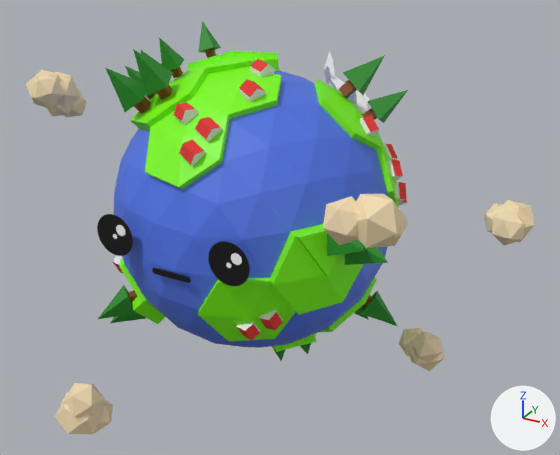
Two versions of the glTF model assets/animations/soso.glb, one commit apart.
Both versions are drawn from a 50 mm camera at (2.77, -4.63, 2.19) aimed at (0.13, 0.17, -0.21). Lighting does not change. The marker at lower right points along +X, +Y and +Z. Where no turn or scale is listed for an object, it has been applied to the vertices.
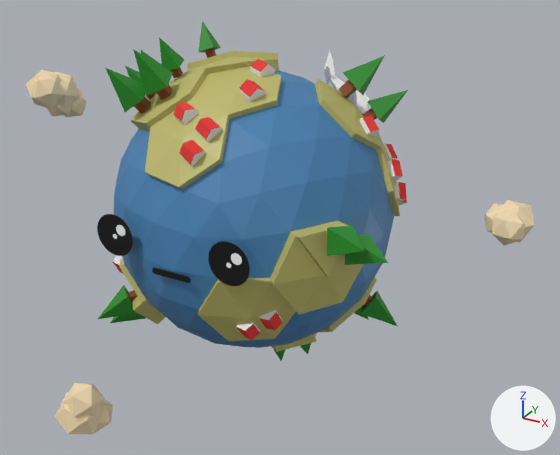
Boxes [x1, y1, x2, y2] around the edits, measured in the pictures (560 x 455 px):
'Icosphere', recoloured
    both: [114, 51, 400, 352]
'Icosphere.004', deleted
    before: [323, 194, 408, 248]
'Icosphere.005', deleted
    before: [399, 328, 445, 371]

Patch to the scene script:
```diff
--- a/assets/animations/soso.glb.py
+++ b/assets/animations/soso.glb.py
@@ mat_material_001 @@
 mat_material_001 = principled_material('Material.001')
-mat_material_001.base_color = (0.202, 0.973, 0.0)  # green #7cfc00
+mat_material_001.base_color = (0.509, 0.474, 0.147)  # yellow #bdb76b
@@ mat_material_002 @@
 mat_material_002 = principled_material('Material.002')
-mat_material_002.base_color = (0.0802, 0.178, 0.799)  # blue #5075e7
+mat_material_002.base_color = (0.0612, 0.223, 0.456)  # blue #4682b4
@@ ob_icosphere_005 @@
-ob_icosphere_005 = bpy.data.objects.new('Icosphere.005', me_icosphere_005)
-ob_icosphere_005.location = (0.0, 0.0, 0.0)
@@ ob_icosphere_004 @@
-ob_icosphere_004 = bpy.data.objects.new('Icosphere.004', me_icosphere_004)
-ob_icosphere_004.location = (0.0, 0.0, 0.0)
```
